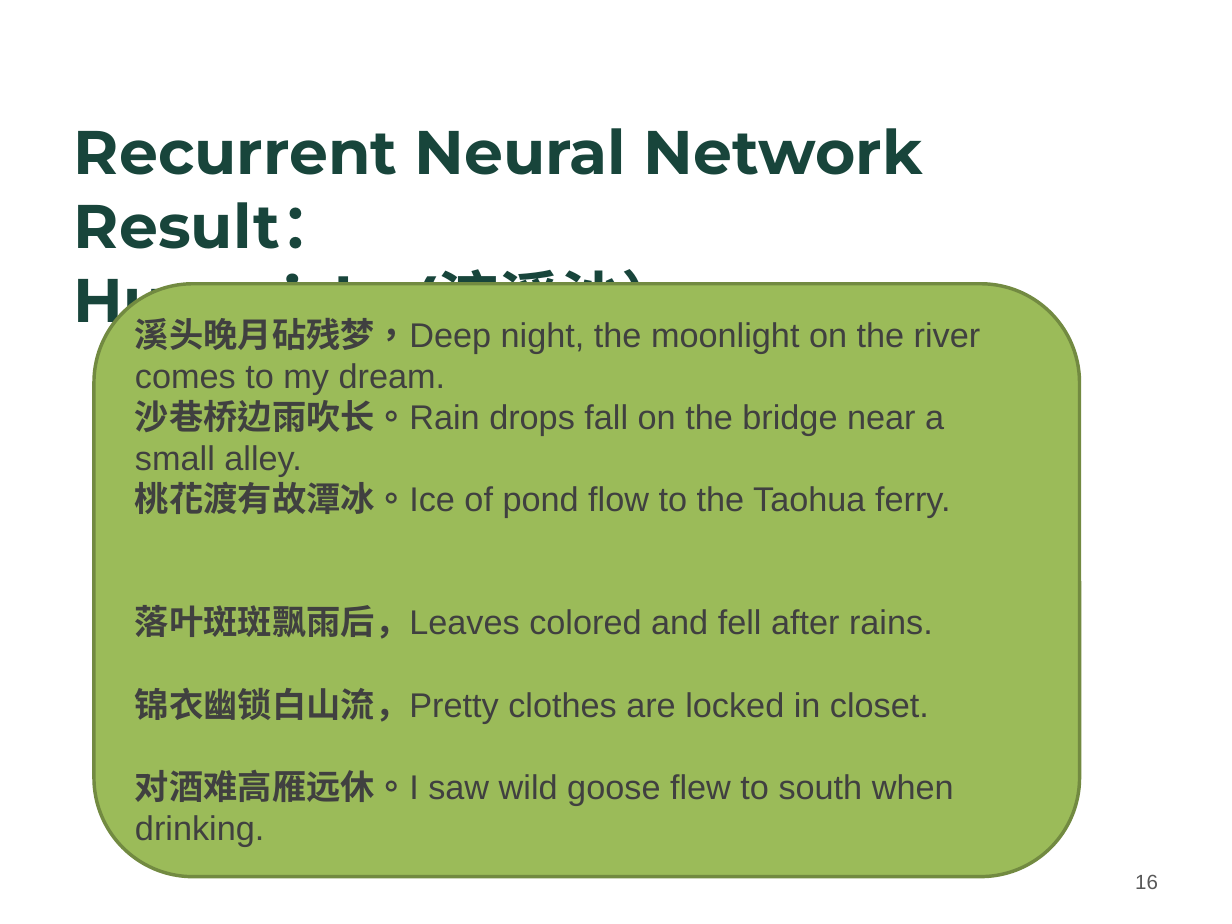
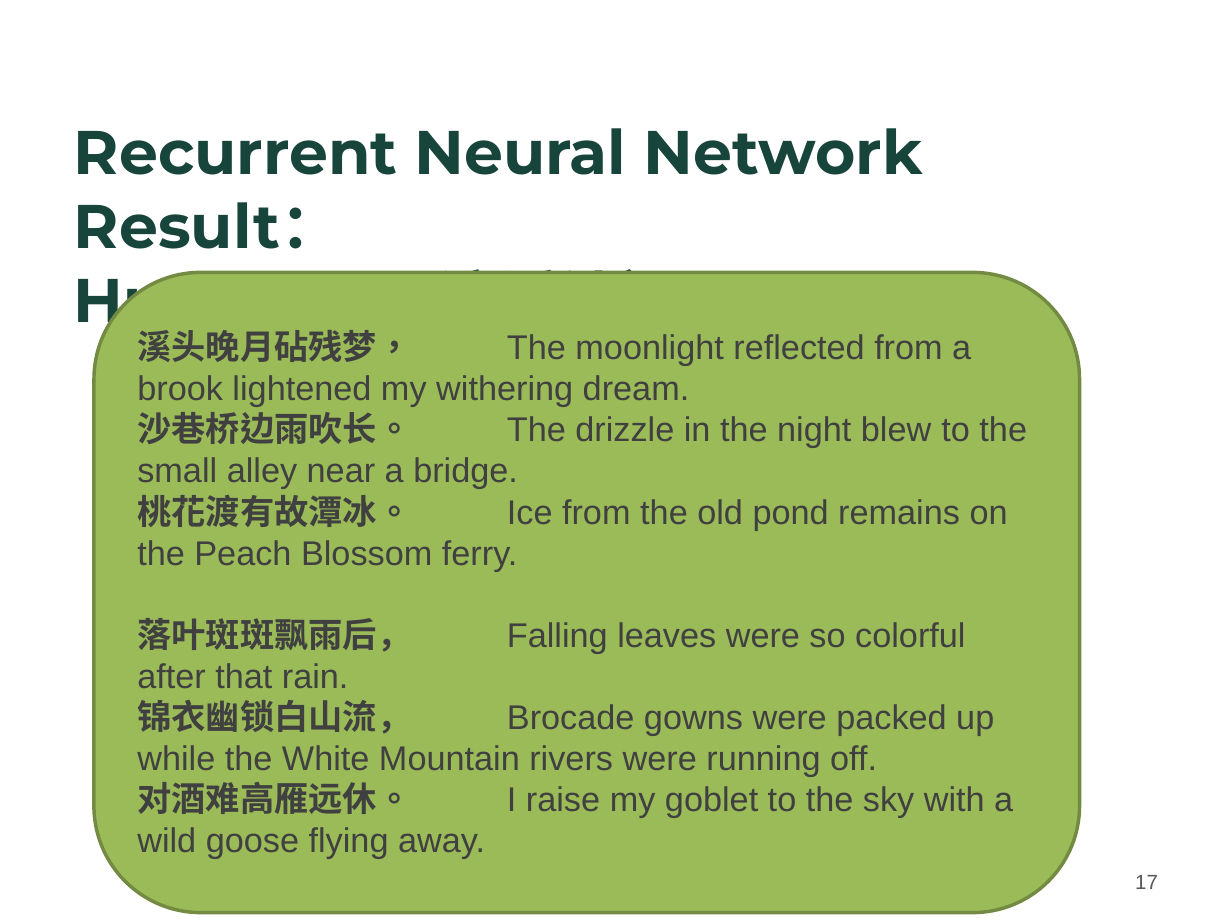
Before and after one commit to Strideradu/17spr_wang_zhu_du, a slide deck: slide 17 of Wei-GA.pptx (slide 16 before the commit). Drawn at 1232x924 pixels with LibreOffice and Linux fonts; fonts in the diff are those of the drawing; background and template pictures are left out. Boxes give left, top, right and bottom in pixels: in the first picture for what was removed or moved away, otherwise in the second. Text is boxed around its words. In the diff, an @@ line names an element or a change of style, - is before the commit and + after.

```diff
--- a/Wei-GA.pptx
+++ b/Wei-GA.pptx
@@ rounded rectangle "溪头晚月砧残梦， The moonlight reflected from ...": place and size @@
-rounded rectangle "溪头晚月砧残梦， The moonlight reflected from ..." at box(94, 283, 1079, 876)
+rounded rectangle "溪头晚月砧残梦， The moonlight reflected from ..." at box(94, 272, 1079, 913)
@@ text in rounded rectangle at box(137, 330, 1027, 859): text changed @@
-溪头晚月砧残梦，Deep night, the moonlight on the river comes to my dream.
-沙巷桥边雨吹长。Rain drops fall on the bridge near a small alley.
-桃花渡有故潭冰。Ice of pond flow to the Taohua ferry.
-落叶斑斑飘雨后，Leaves colored and fell after rains.
-锦衣幽锁白山流，Pretty clothes are locked in closet.
-对酒难高雁远休。I saw wild goose flew to south when drinking.
+溪头晚月砧残梦， The moonlight reflected from a brook lightened my withering dream.
+沙巷桥边雨吹长。 The drizzle in the night blew to the small alley near a bridge.
+桃花渡有故潭冰。 Ice from the old pond remains on the Peach Blossom ferry.
+落叶斑斑飘雨后， Falling leaves were so colorful after that rain.
+锦衣幽锁白山流， Brocade gowns were packed up while the White Mountain rivers were running off.
+对酒难高雁远休。 I raise my goblet to the sky with a wild goose flying away.
@@ page number at box(1135, 875, 1158, 889): text changed @@
-16
+17
```
Also in this commit, not shown: 3 other slides changed.
